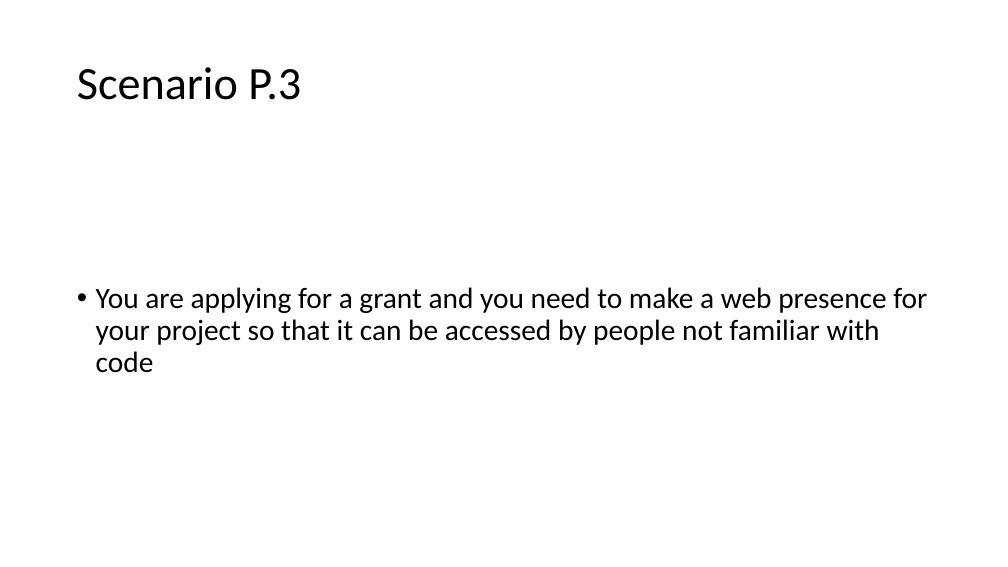
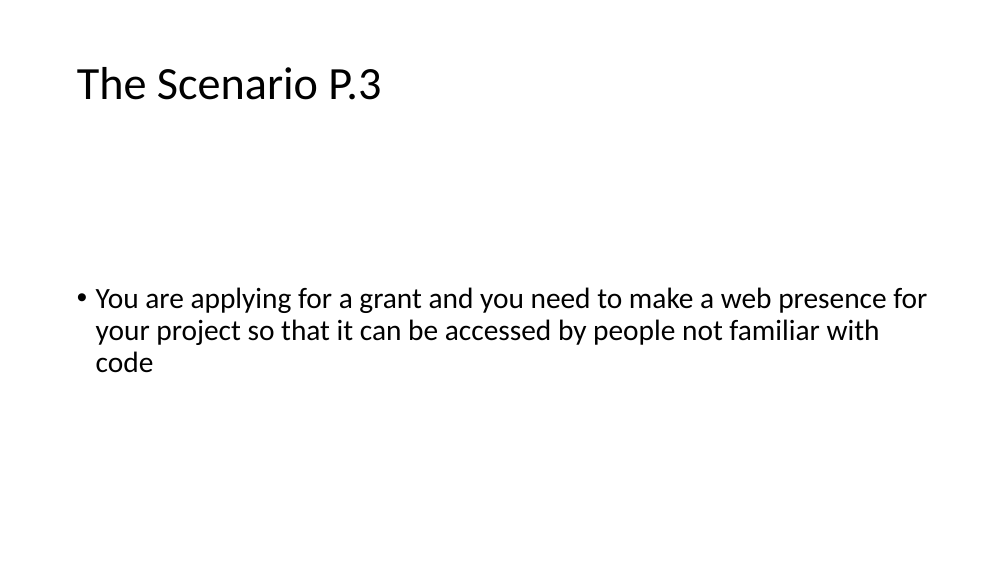
Before and after one commit to BrockDSL/github_for_researchers, a slide deck: slide 13 of Overview.pptx. Drawn at 1008x567 pixels with LibreOffice and Linux fonts; fonts in the diff are those of the drawing. Boxes give left, top, right and bottom in pixels: in the first picture for what was removed or moved away, otherwise in the second. Text is boxed around its words. In the diff, an @@ line names an element or a change of style, - is before the commit and + after.

Commit message:
addition of part 5 in the scenario.

```diff
--- a/Overview.pptx
+++ b/Overview.pptx
@@ title at (77, 67, 381, 100): text changed @@
-Scenario P.3
+The Scenario P.3
```
Also in this commit, not shown: 4 other slides changed, 1 slide added, 31 other files.
